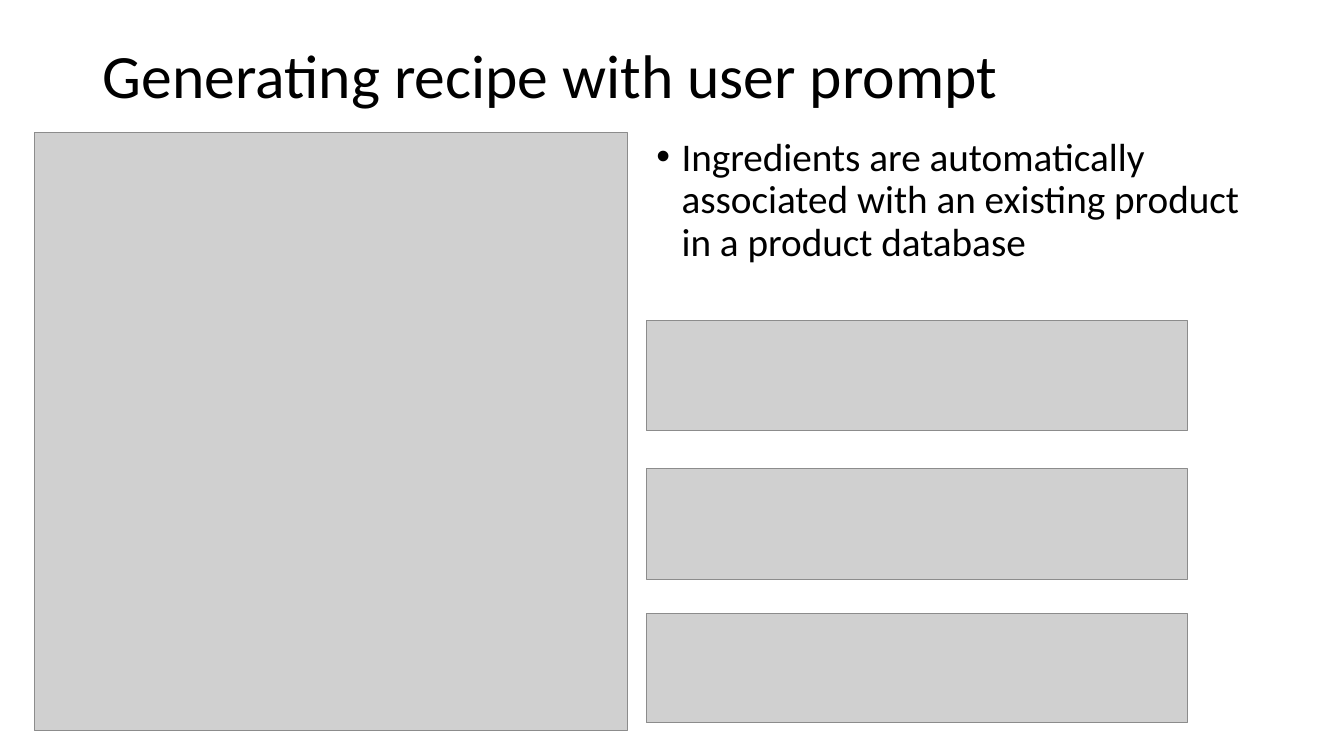
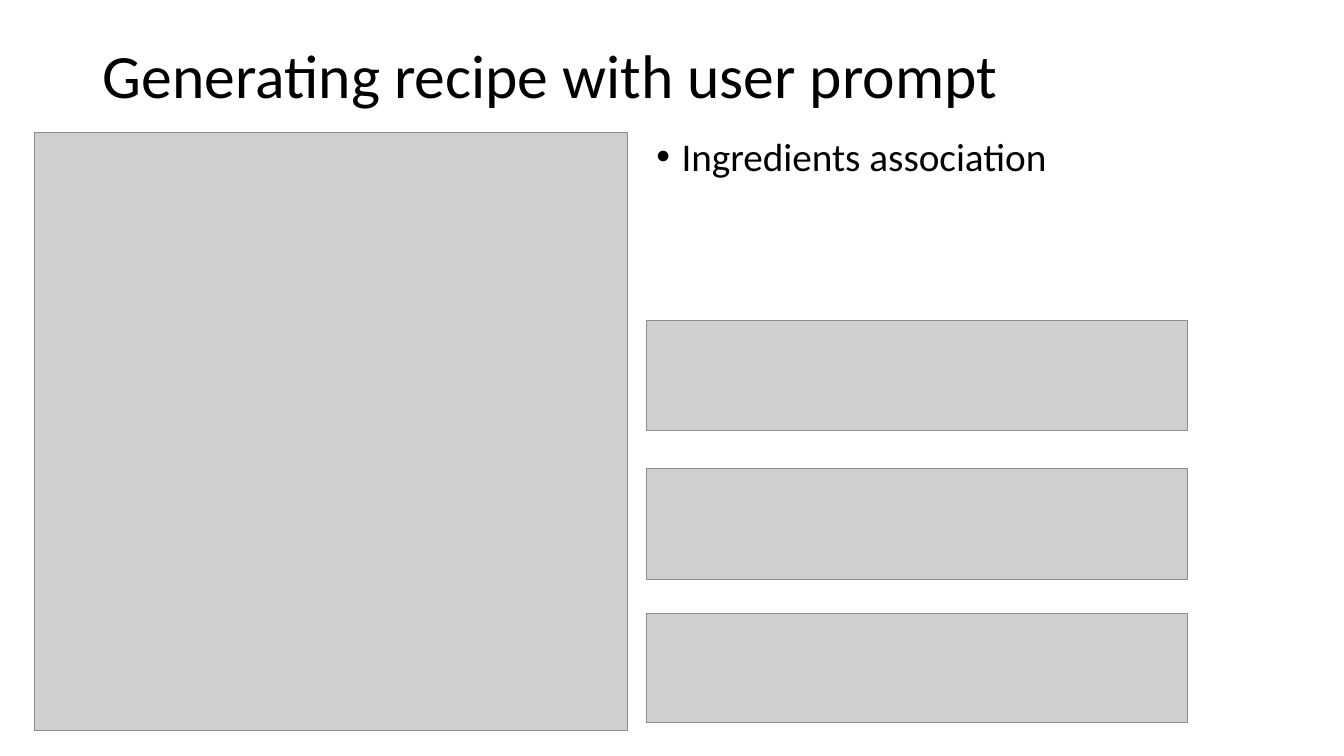
Before and after one commit to deepnetworkgmbh/generative-ai, a slide deck: slide 11 of recipe_generation/Presentation.pptx (slide 10 before the commit). Drawn at 1344x756 pixels with LibreOffice and Linux fonts; fonts in the diff are those of the drawing; grey boxes stand for pictures. Boxes give left, top, right and bottom in pixels: in the first picture for what was removed or moved away, otherwise in the second. Text is boxed around its words. In the diff, an @@ line names an element or a change of style, - is before the commit and + after.

```diff
--- a/recipe_generation/Presentation.pptx
+++ b/recipe_generation/Presentation.pptx
@@ text at (682,143,1046,178): text changed @@
-• Ingredients are automatically associated with an existing product in a product database
+• Ingredients association
```
Also in this commit, not shown: 13 other slides changed, 4 slides added, 1 slide removed.
